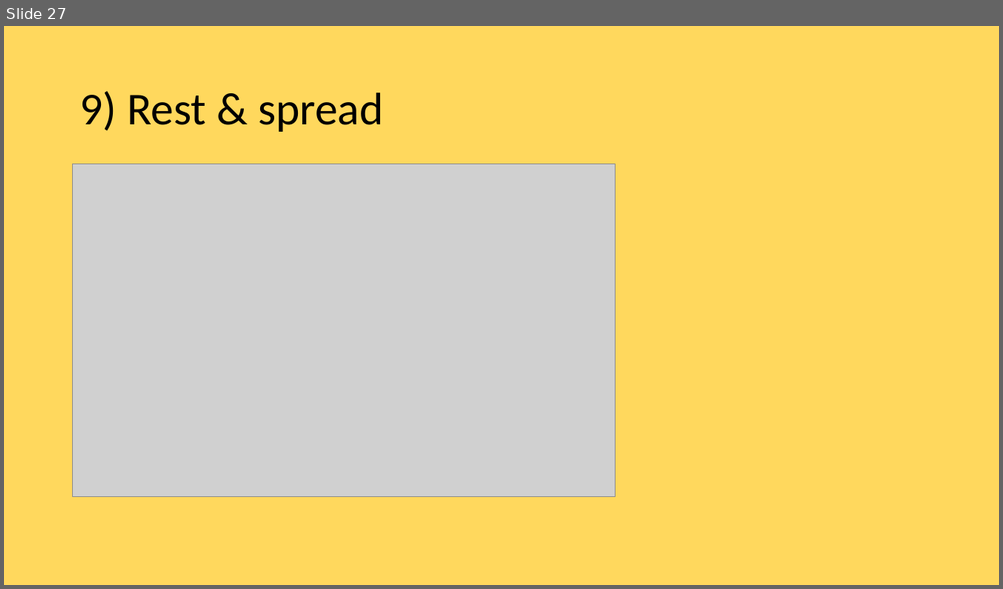
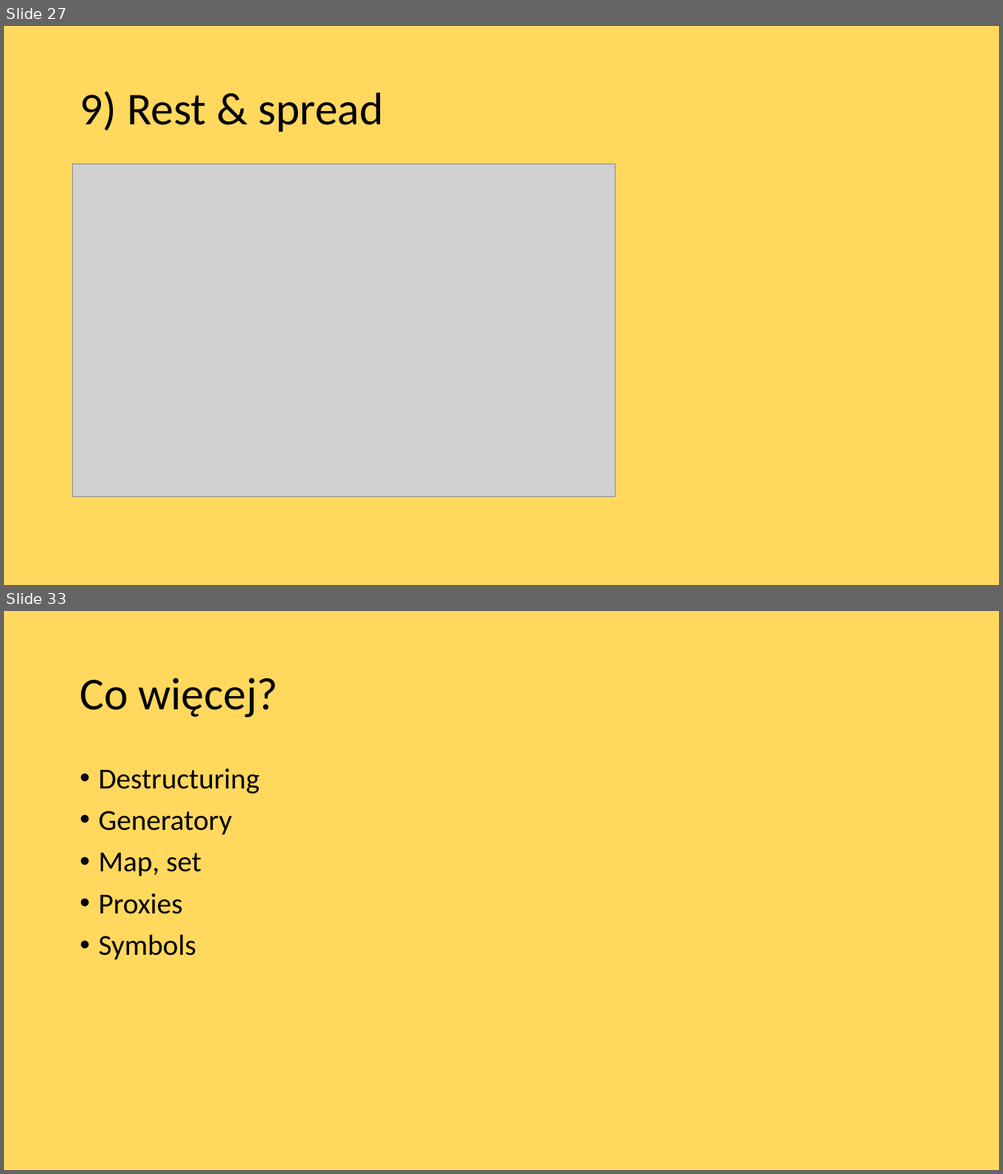
Before and after one commit to hubertzubtt/es6meetjs, a slide deck: prez.pptx. Shown one above the other, each under a label of ours: slide 27 before the commit, slides 27 and 33 after it; the slides between them are not shown. The pictures are 1003x589 and 1003x1174 pixels, drawn with LibreOffice and Linux fonts; fonts in the diff are those of the drawing; grey boxes stand for pictures. Boxes give left, top, right and bottom in pixels: in the first picture for what was removed or moved away, otherwise in the second. Text is boxed around its words. In the diff, an @@ line names an element or a change of style, - is before the commit and + after.

```diff
--- a/prez.pptx
+++ b/prez.pptx
@@ slide 33 added at bbox=[4, 611, 999, 1170], background #FFD85D @@
@@ title added at bbox=[79, 678, 279, 718], 44 pt, text #000000 @@
+Co więcej?
@@ text added at bbox=[99, 769, 260, 960], 28 pt, text #000000 @@
+• Destructuring
+• Generatory
+• Map, set
+• Proxies
+• Symbols
```
Also in this commit, not shown: 6 other slides added, 6 slides removed, 6 other files.
